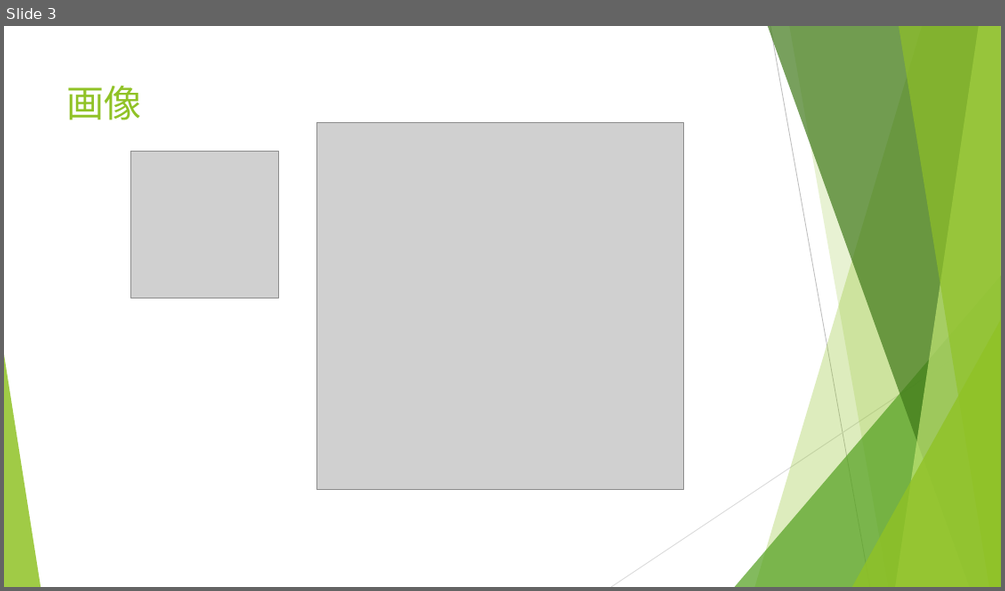
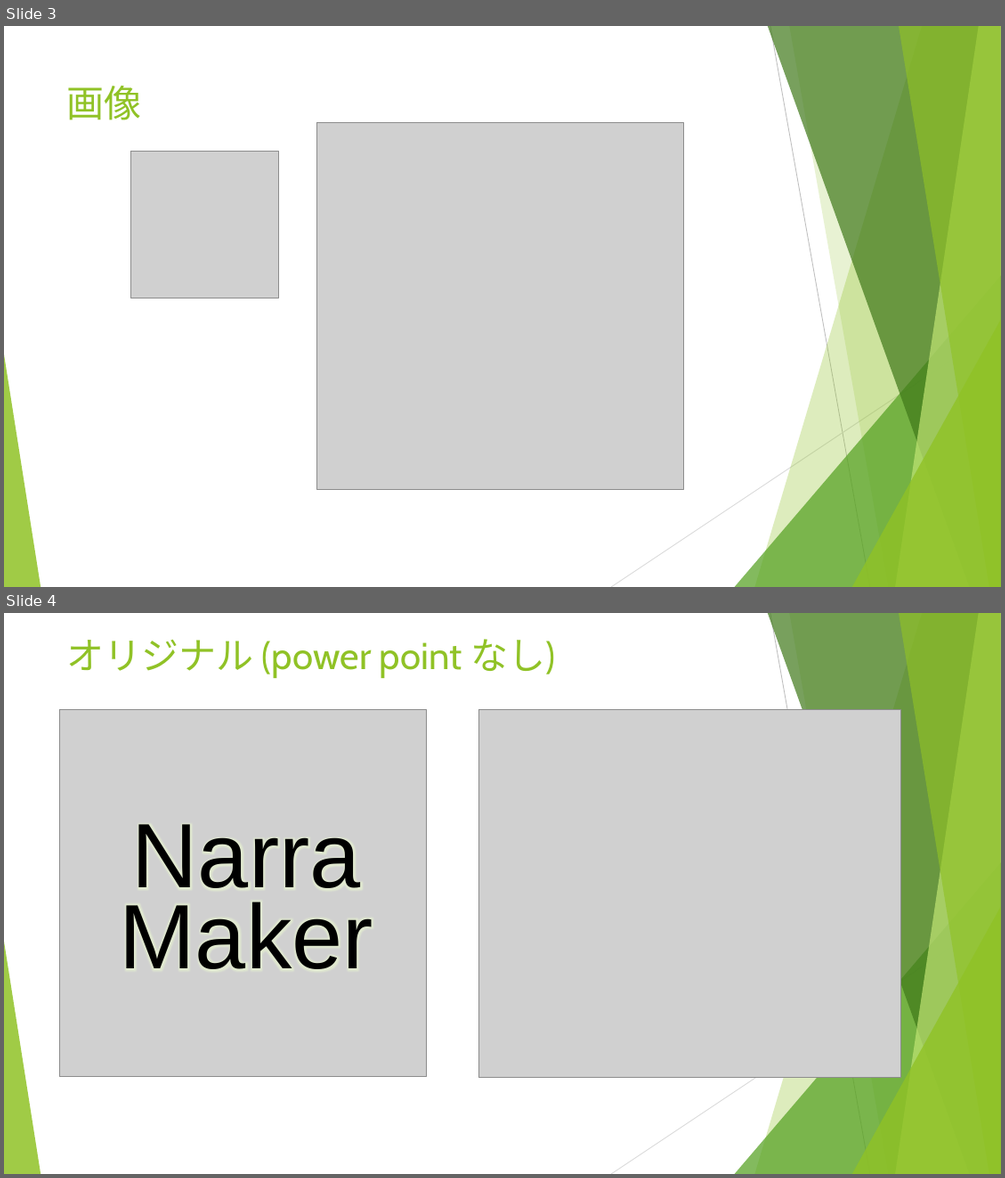
Before and after one commit to narramaker/narramaker, a slide deck: Documents/NarraMaker-Logo.pptx. Shown one above the other, each under a label of ours: slide 3 before the commit, slides 3 and 4 after it. The pictures are 1005x591 and 1005x1178 pixels, drawn with LibreOffice and Linux fonts; fonts in the diff are those of the drawing; grey boxes stand for pictures. Boxes give left, top, right and bottom in pixels: in the first picture for what was removed or moved away, otherwise in the second. Text is boxed around its words. In the diff, an @@ line names an element or a change of style, - is before the commit and + after.

Commit message:
for PowerPoint を除いたロゴマークを追加。

```diff
--- a/Documents/NarraMaker-Logo.pptx
+++ b/Documents/NarraMaker-Logo.pptx
@@ slide 4 added at box(4, 613, 1001, 1174), background #FFFFFF; not listed: 10 template elements that a slide beside it also shows @@
@@ title added at box(67, 639, 555, 678), 36 pt, text #90C226 @@
+オリジナル (power point なし)
@@ picture added at box(59, 709, 427, 1077) @@
@@ picture added at box(479, 709, 900, 1077) @@
@@ text added at box(132, 824, 361, 905), 88 pt, text #000000 @@
+Narra
@@ text added at box(120, 901, 373, 969), 88 pt, text #000000 @@
+Maker
```
